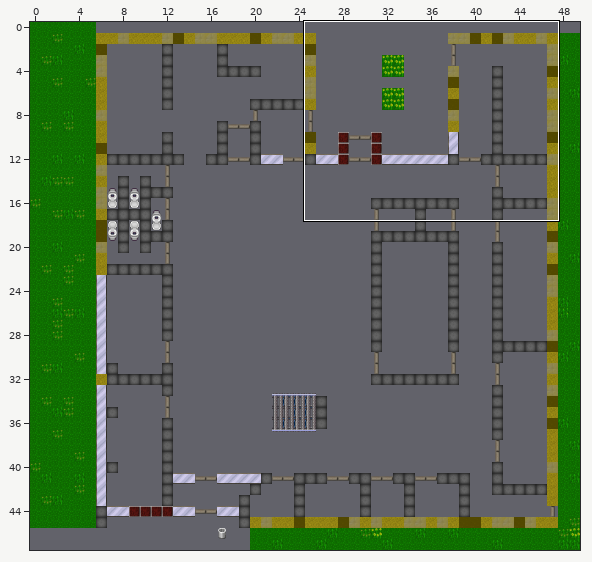
An edit to a level. Tiled map (JSON), Vorlage_fuer_Greifswald/maps/Greifswaldfirstfloor.json. The first picture is a wide view before the edit; the outline marks the close-up.
Close-up. Before the commit:
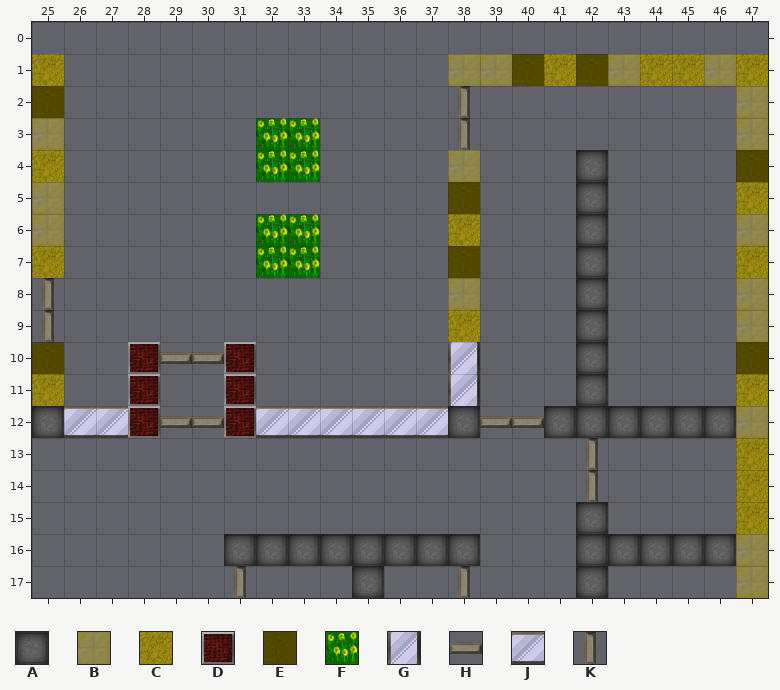
Cells are 32x32 px. Shown: x 25..47, y 0..17. The commit also changed other parts of the map, which this record leaves out.
Key: from "floor": A 15, B 24, C 25, D 34, E 48, F 61; from "tileset_bjoern": G 43, H 48, J 50, K 56.
_ is an empty cell.
Layers that did not change in this view are not listed.
Layer "Waende" before, first column x 25:
 0 _______________________
 1 C____________BBECEBCCBC
 2 E____________K________B
 3 B______FF____K________B
 4 C______FF____B___A____E
 5 B____________E___A____C
 6 B______FF____C___A____B
 7 C______FF____E___A____C
 8 _____________B___A____B
 9 _____________C___A____B
10 E__D__D______G___A____E
11 C__D__D______G___A____C
12 AJJD__DJJJJJJA__AAAAAAB
13 ______________________C
14 ______________________C
15 _________________A____C
16 ______AAAAAAAA___AAAAAB
17 __________A______A____B
Layer "Tueren" before, first column x 25:
 0 _______________________
 1 _______________________
 2 _______________________
 3 _______________________
 4 _______________________
 5 _______________________
 6 _______________________
 7 _______________________
 8 K______________________
 9 K______________________
10 ____HH_________________
11 _______________________
12 ____HH________HH_______
13 _________________K_____
14 _________________K_____
15 _______________________
16 _______________________
17 ______K______K_________
And afterwards:
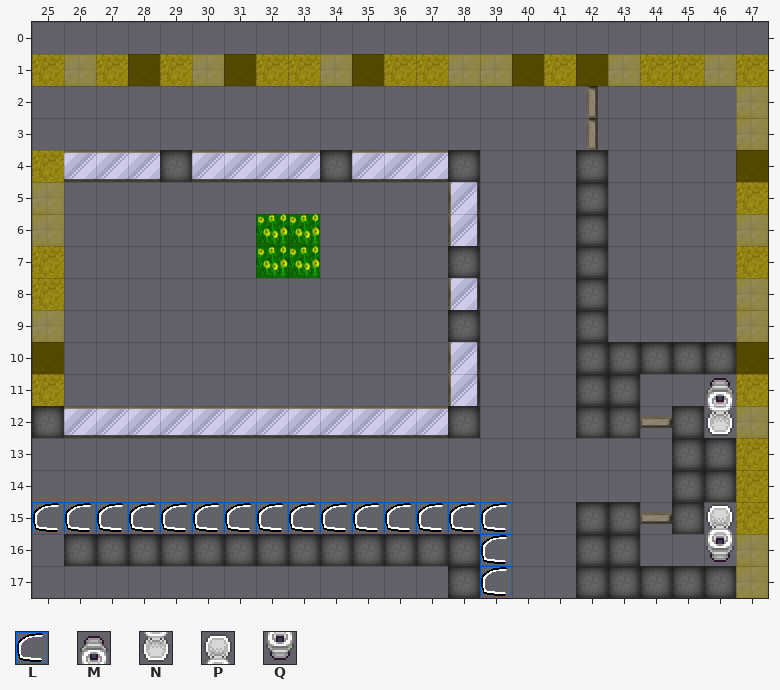
Further tiles: from "Funktionen": L 0; from "office_180": M 177, N 193; from "office_360": P 62, Q 78.
Edits made:
Changed rows in their new state; . is an unchanged cell.
Layer "Funktionen Waende":
first column x 25:
 2 _
 3 _
first column x 25:
10 ..._.._...............
11 ..._.._...............
12 ................_.._._
15 LLLLLLLLLLLLLLL.......
16 ..............L....___
17 .........._...L.......
Layer "Waende":
first column x 25:
 1 .BCECBECCBECC.........
 2 _............_........
 3 _......__...._........
 4 .JJJAJJJJAJJJA........
 5 .............G........
 6 .............G........
 7 .............A........
 8 C............G........
 9 B............A........
10 ..._.._...........AAAA
11 ..._.._...........A...
12 ...JJJJ........._.._._
13 ....................AA
14 ....................AA
15 ..................A.A.
16 .AAAAA.............___
17 .........._..A....AAAA
Layer "Tueren":
first column x 42:
 2 K
 3 K
first column x 25:
 8 _...................
 9 _...................
10 ....__..............
12 ....__........__...H
13 ................._..
14 ................._..
15 ...................H
17 ......_......_......
Layer "Gegenstände":
first column x 46:
11 M
12 N
15 P
16 Q
